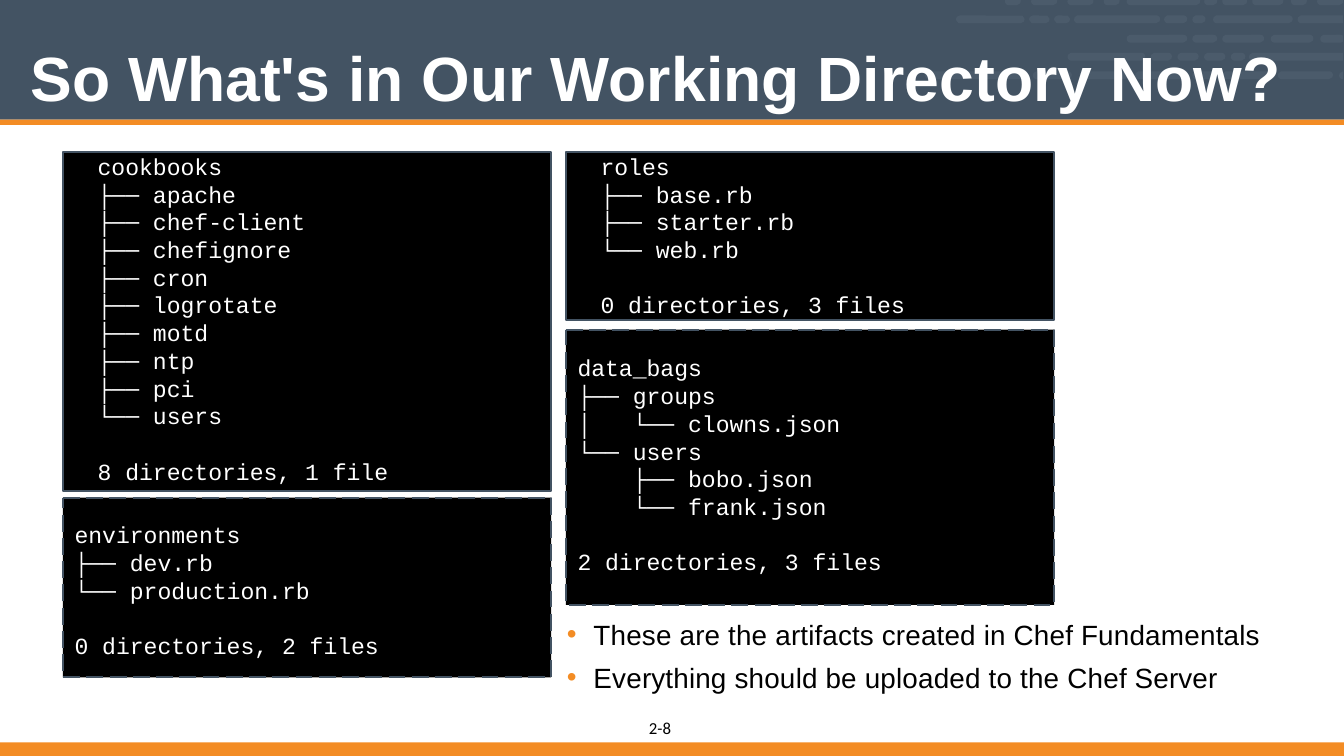
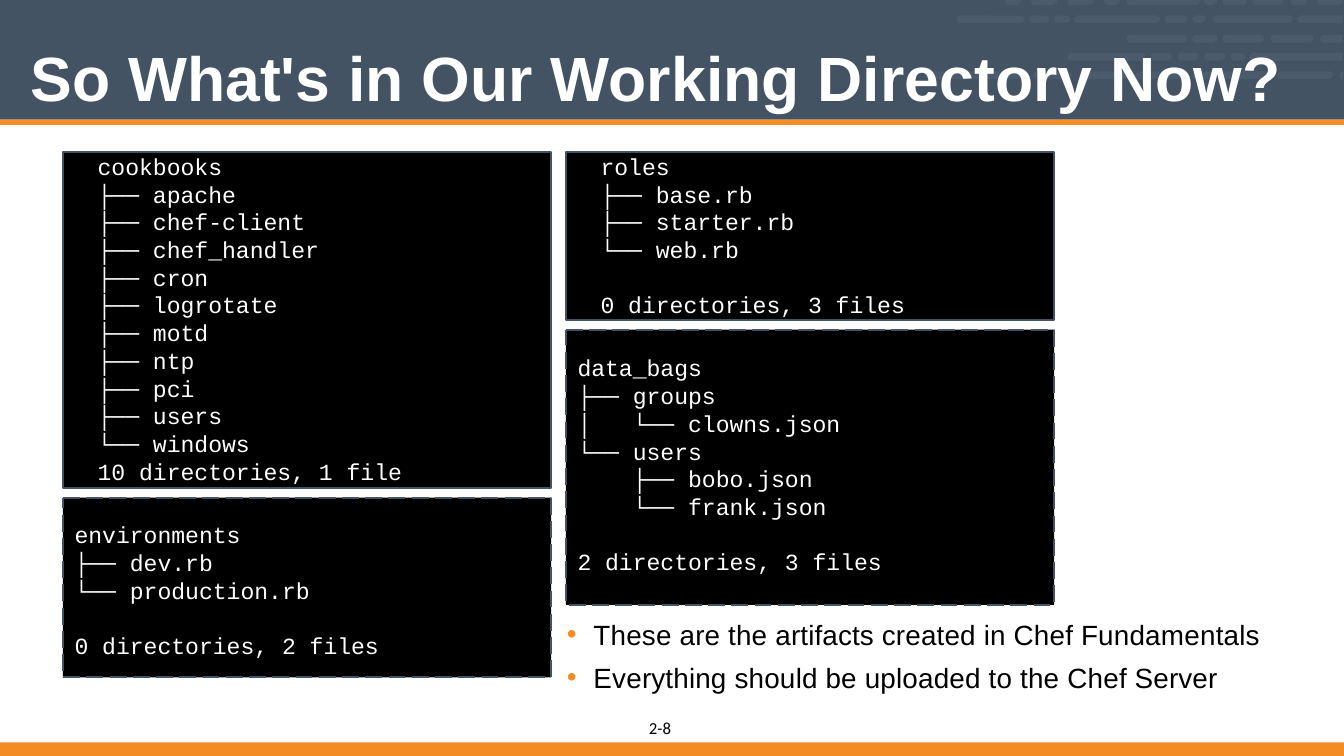
Before and after one commit to vinyar/chef-intermediate, a slide deck: slide 8 of Modules/02-fundamentals_refresher.pptx. Drawn at 1344x756 pixels with LibreOffice and Linux fonts; fonts in the diff are those of the drawing. Boxes give left, top, right and bottom in pixels: in the first picture for what was removed or moved away, otherwise in the second. Text is boxed around its words. In the diff, an @@ line names an element or a change of style, - is before the commit and + after.

```diff
--- a/Modules/02-fundamentals_refresher.pptx
+++ b/Modules/02-fundamentals_refresher.pptx
@@ text in rectangle at (x1=153, y1=241, x2=319, y2=261): text changed @@
-├── chefignore
+├── chef_handler
@@ text in rectangle at (x1=98, y1=411, x2=402, y2=484): text changed @@
-└── users
-8 directories, 1 file
+├── users
+└── windows
+10 directories, 1 file
```
Also in this commit, not shown: 1 other slide changed, 2 slides removed.
